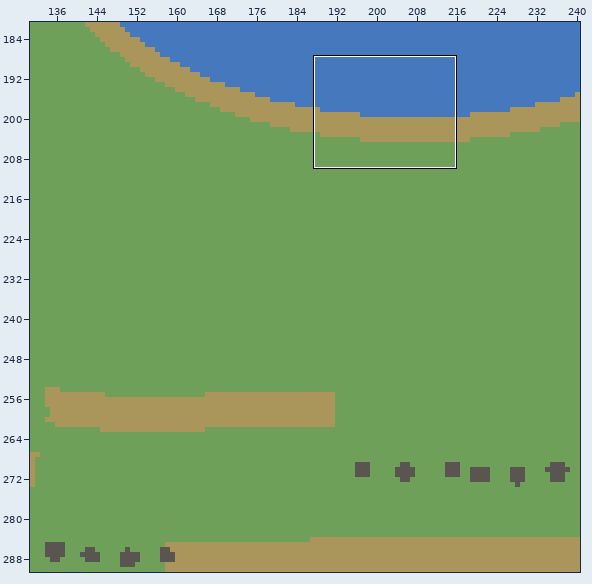
Level history. Tiled map (JSON): packages/content/maps-src/big-country.tmj. Above, an overview of the earlier version with the close-up marked.
Close-up. Before:
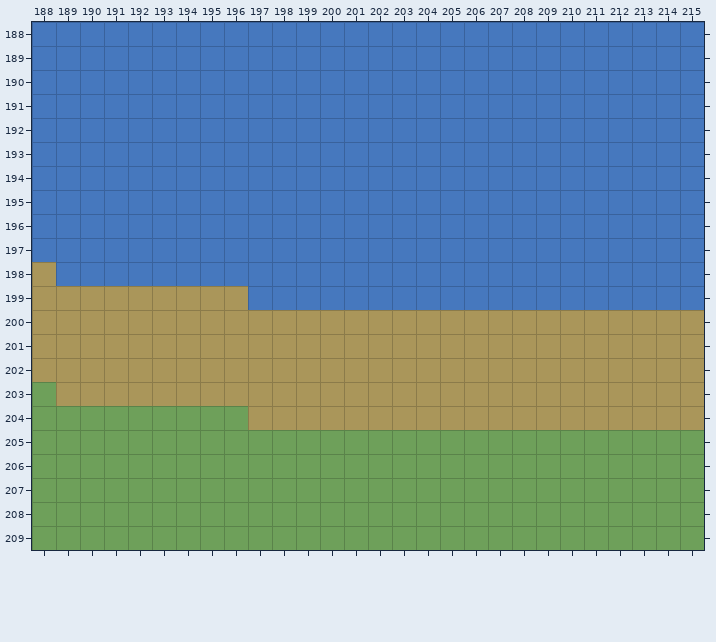
Cells are 32x32 px. Shown: x 188..215, y 188..209. The commit also changed other parts of the map, which this record leaves out.
New version:
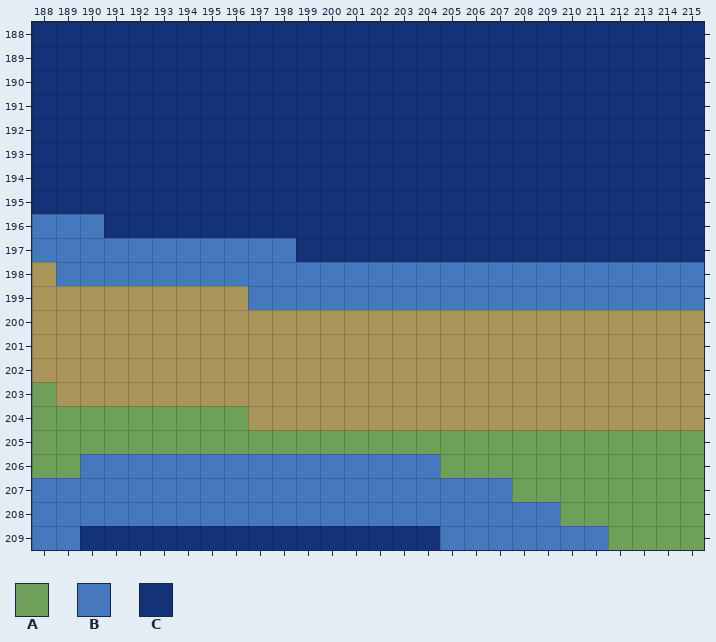
Key: from "zones": A 0, B 3, C 4.
_ is an empty cell.
What changed:
Layer "terrain":
y 188..195: x 188..215 BBBBBBBBBBBBBBBBBBBBBBBBBBBB -> CCCCCCCCCCCCCCCCCCCCCCCCCCCC
y 196: x 191..215 BBBBBBBBBBBBBBBBBBBBBBBBB -> CCCCCCCCCCCCCCCCCCCCCCCCC
y 197: x 199..215 BBBBBBBBBBBBBBBBB -> CCCCCCCCCCCCCCCCC
y 206: x 190..204 AAAAAAAAAAAAAAA -> BBBBBBBBBBBBBBB
y 207: x 188..207 AAAAAAAAAAAAAAAAAAAA -> BBBBBBBBBBBBBBBBBBBB
y 208: x 188..209 AAAAAAAAAAAAAAAAAAAAAA -> BBBBBBBBBBBBBBBBBBBBBB
y 209: x 188..211 AAAAAAAAAAAAAAAAAAAAAAAA -> BBCCCCCCCCCCCCCCCBBBBBBB
Changed places in both close-ups, as pixel boxes (x1, y1, x2, y2):
changed: (32, 22, 704, 262)
changed: (32, 454, 608, 550)
